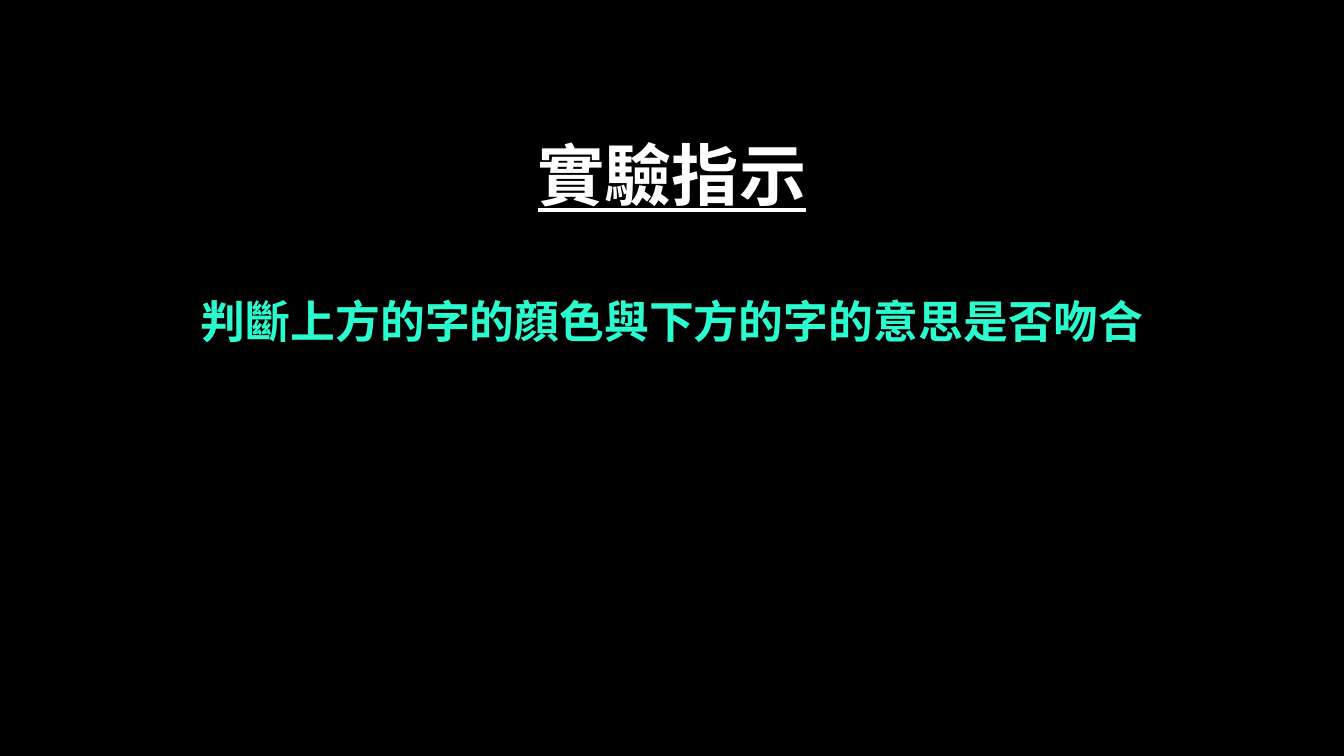
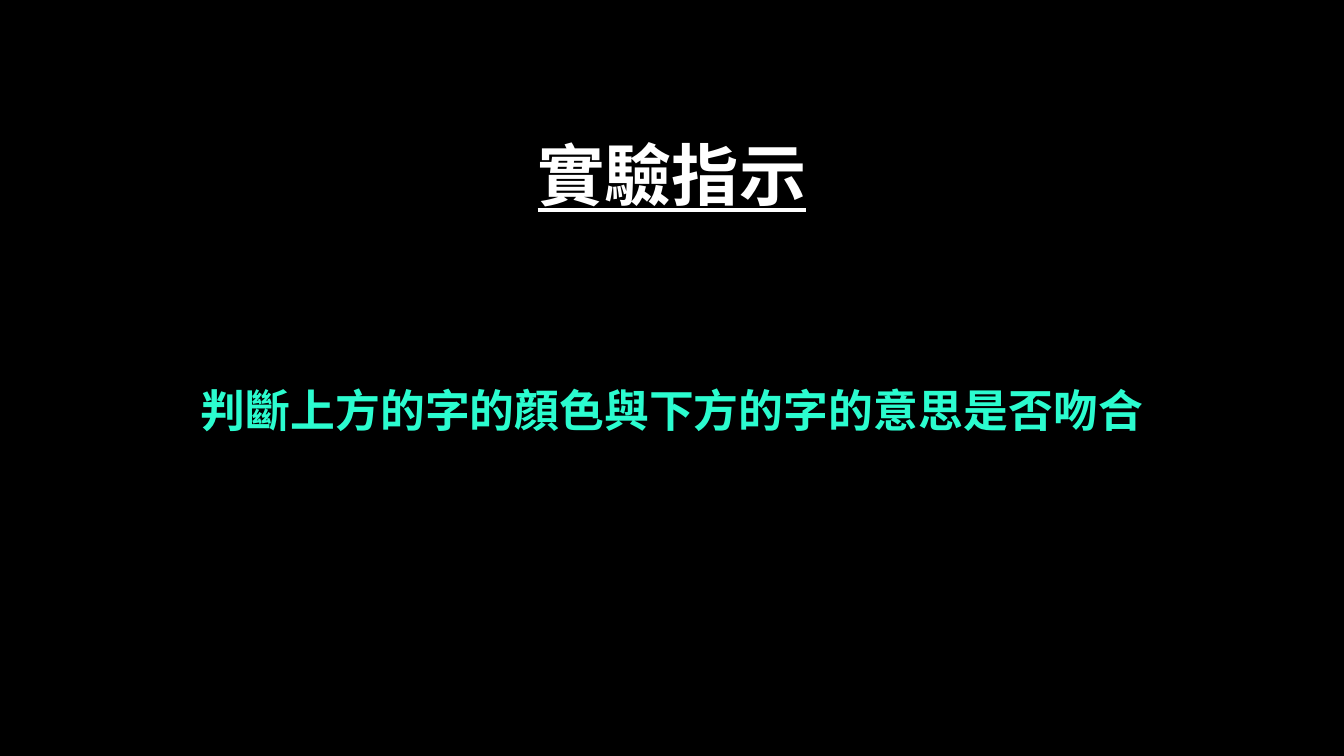
Before and after one commit to jocelynto/collab, a slide deck: slide 2 of stroop-practise/stroop_task_instruction.pptx. Drawn at 1344x756 pixels with LibreOffice and Linux fonts; fonts in the diff are those of the drawing. Boxes give left, top, right and bottom in pixels: in the first picture for what was removed or moved away, otherwise in the second. Text is boxed around its words. In the diff, an @@ line names an element or a change of style, - is before the commit and + after.

Commit message:
modified pptx

```diff
--- a/stroop-practise/stroop_task_instruction.pptx
+++ b/stroop-practise/stroop_task_instruction.pptx
@@ text "判斷上方的字的顔色與下方的字的意思是否吻合": place and size @@
-text "判斷上方的字的顔色與下方的字的意思是否吻合" at [201,299,1143,342]
+text "判斷上方的字的顔色與下方的字的意思是否吻合" at [201,388,1143,431]
```
